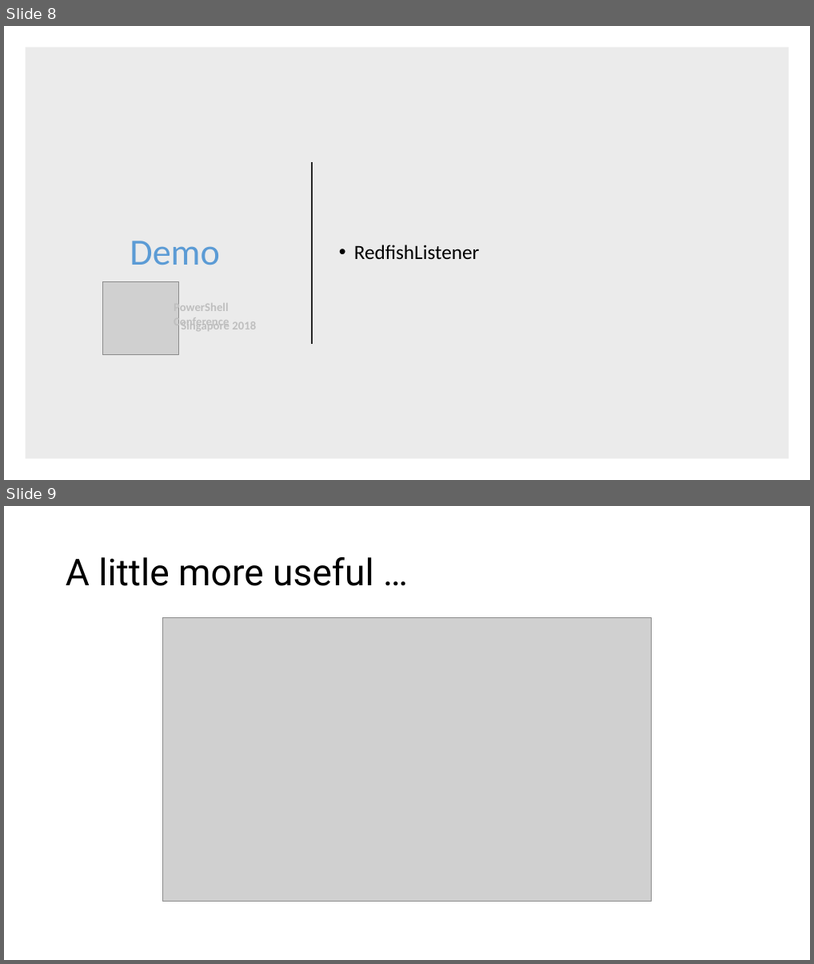
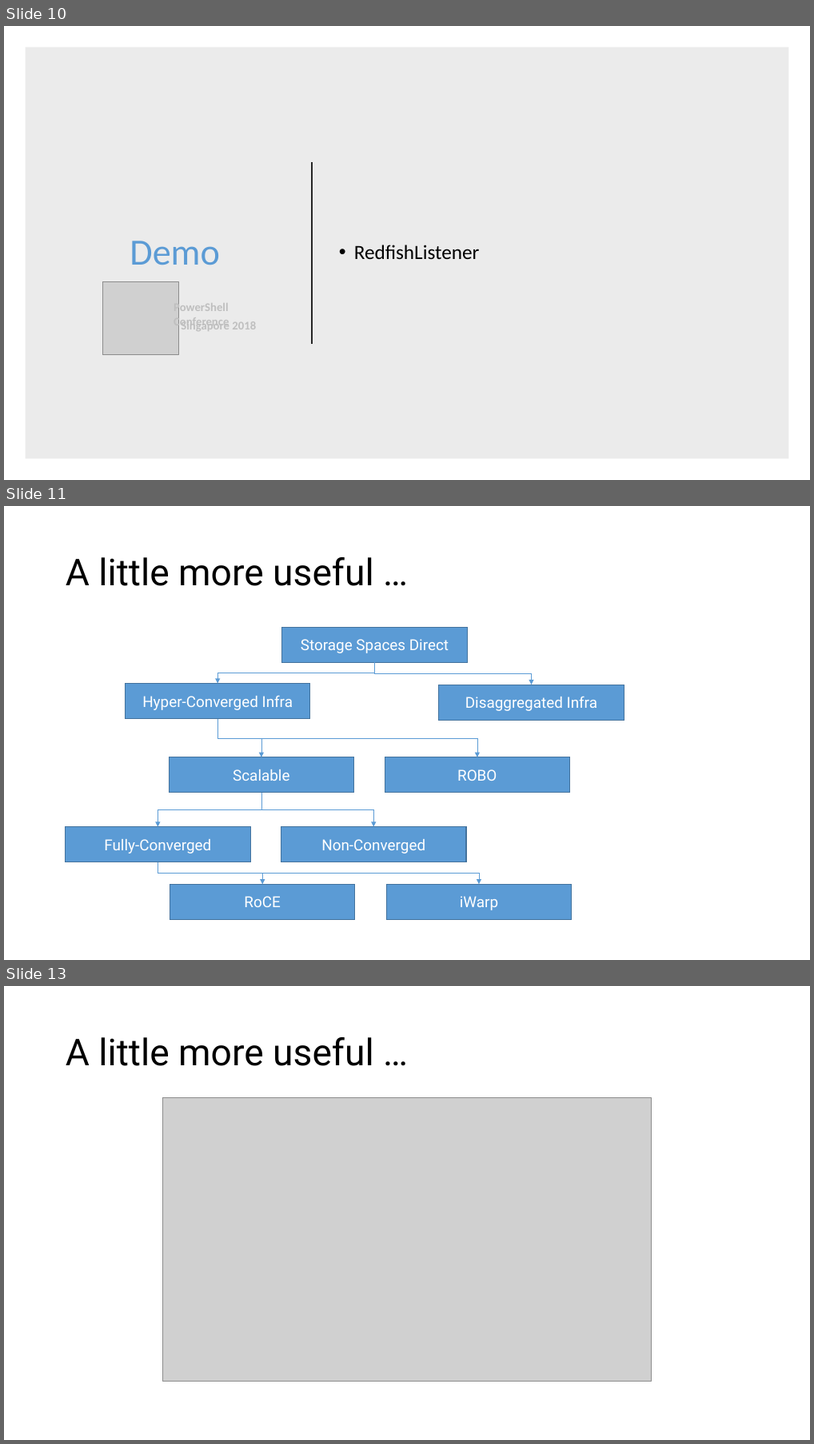
Before and after one commit to rchaganti/Presentations, a slide deck: psconfAsia2018/BYOA/PSConf_Asia-BYOA.pptx. Shown one above the other, each under a label of ours: slides 8 and 9 before the commit, slides 10, 11 and 13 after it; the slides between them are not shown. The pictures are 814x964 and 814x1444 pixels, drawn with LibreOffice and Linux fonts; fonts in the diff are those of the drawing; grey boxes stand for pictures. Boxes give left, top, right and bottom in pixels: in the first picture for what was removed or moved away, otherwise in the second. Text is boxed around its words. In the diff, an @@ line names an element or a change of style, - is before the commit and + after.

```diff
--- a/psconfAsia2018/BYOA/PSConf_Asia-BYOA.pptx
+++ b/psconfAsia2018/BYOA/PSConf_Asia-BYOA.pptx
@@ slide 11 added at (4, 506, 810, 960), background #FFFFFF @@
@@ title added at (66, 557, 374, 586), 44 pt, text #000000 @@
+A little more useful …
@@ rectangle added at (282, 627, 467, 662), fill #5B9BD5, outline #43739E 1 pt, 18 pt, text #FFFFFF @@
+Storage Spaces Direct
@@ elbow arrow added from (375, 662) to (218, 684), #5B9BD5 0.5 pt @@
@@ elbow arrow added from (375, 662) to (531, 684), #5B9BD5 0.5 pt @@
@@ rectangle added at (125, 684, 310, 718), fill #5B9BD5, outline #43739E 1 pt, 18 pt, text #FFFFFF @@
+Hyper-Converged Infra
@@ rectangle added at (439, 684, 624, 720), fill #5B9BD5, outline #43739E 1 pt, 18 pt, text #FFFFFF @@
+Disaggregated Infra
@@ elbow arrow added from (218, 718) to (262, 757), #5B9BD5 0.5 pt @@
@@ elbow arrow added from (218, 718) to (478, 757), #5B9BD5 0.5 pt @@
@@ rectangle added at (169, 757, 354, 792), fill #5B9BD5, outline #43739E 1 pt, 18 pt, text #FFFFFF @@
+Scalable
@@ rectangle added at (385, 757, 570, 792), fill #5B9BD5, outline #43739E 1 pt, 18 pt, text #FFFFFF @@
+ROBO
@@ elbow arrow added from (262, 792) to (158, 827), #5B9BD5 0.5 pt @@
@@ elbow arrow added from (262, 792) to (374, 827), #5B9BD5 0.5 pt @@
@@ rectangle added at (65, 827, 250, 862), fill #5B9BD5, outline #43739E 1 pt, 18 pt, text #FFFFFF @@
+Fully-Converged
@@ rectangle added at (281, 827, 466, 862), fill #5B9BD5, outline #43739E 1 pt, 18 pt, text #FFFFFF @@
+Non-Converged
@@ elbow arrow added from (158, 862) to (263, 884), #5B9BD5 0.5 pt @@
@@ elbow arrow added from (158, 862) to (479, 884), #5B9BD5 0.5 pt @@
@@ rectangle added at (170, 884, 355, 919), fill #5B9BD5, outline #43739E 1 pt, 18 pt, text #FFFFFF @@
+RoCE
@@ rectangle added at (387, 884, 572, 919), fill #5B9BD5, outline #43739E 1 pt, 18 pt, text #FFFFFF @@
+iWarp
@@ what was slide 8 is now slide 10 @@
@@ what was slide 9 is now slide 13 @@
```
Also in this commit, not shown: 2 slides changed, 4 other slides added, 1 slide removed, 22 other files.
